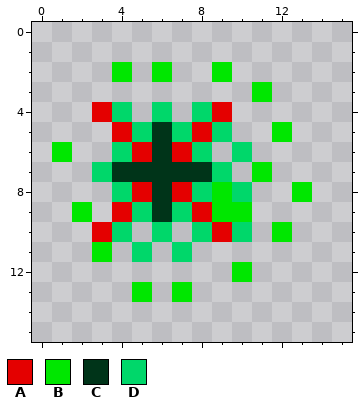
Edited in one commit: pixel-art sprite (OLD/client/resources/images/explosionCbm/cboom3.png). The picture above is the old version.
The file is 16x16 pixels. Colours within 5 levels of each other are drawn and written as one.
Palette (. is transparent): A #e40000  B #00e700  C #003419  D #00d76a
Pixels before, first column x 1:
 2 ...B.B..B....
 3 ..........B..
 4 ..AD.D.DA....
 5 ...ADCDAD..B.
 6 B..DACAD.D...
 7 ..DCCCCCD.B..
 8 ...DACADBD..B
 9 .B.ADCDABB...
10 ..AD.D.DAD.B.
11 ..B.D.D......
12 .........B...
13 ....B.B......
New version:
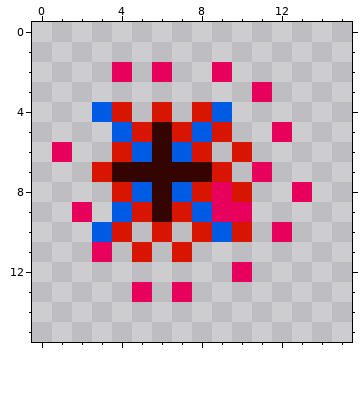
From old to new:
colour A: #e40000 -> #005be4
colour B: #00e700 -> #e7005c
colour C: #003419 -> #340500
colour D: #00d76a -> #d71500
Pixel boxes of the changes (left, top, right, bottom) in both pictures:
changed: (52, 62, 312, 302)
